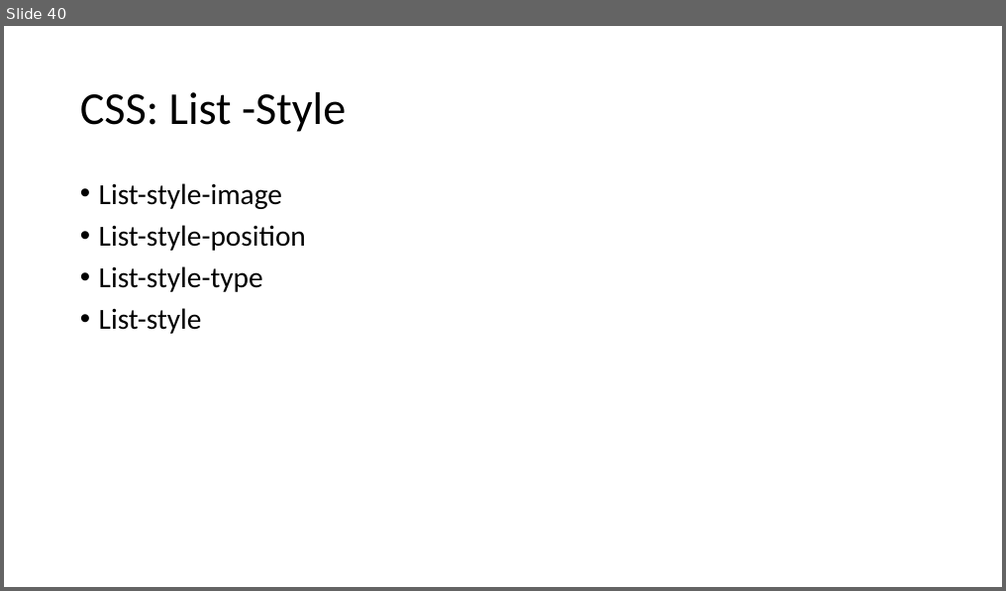
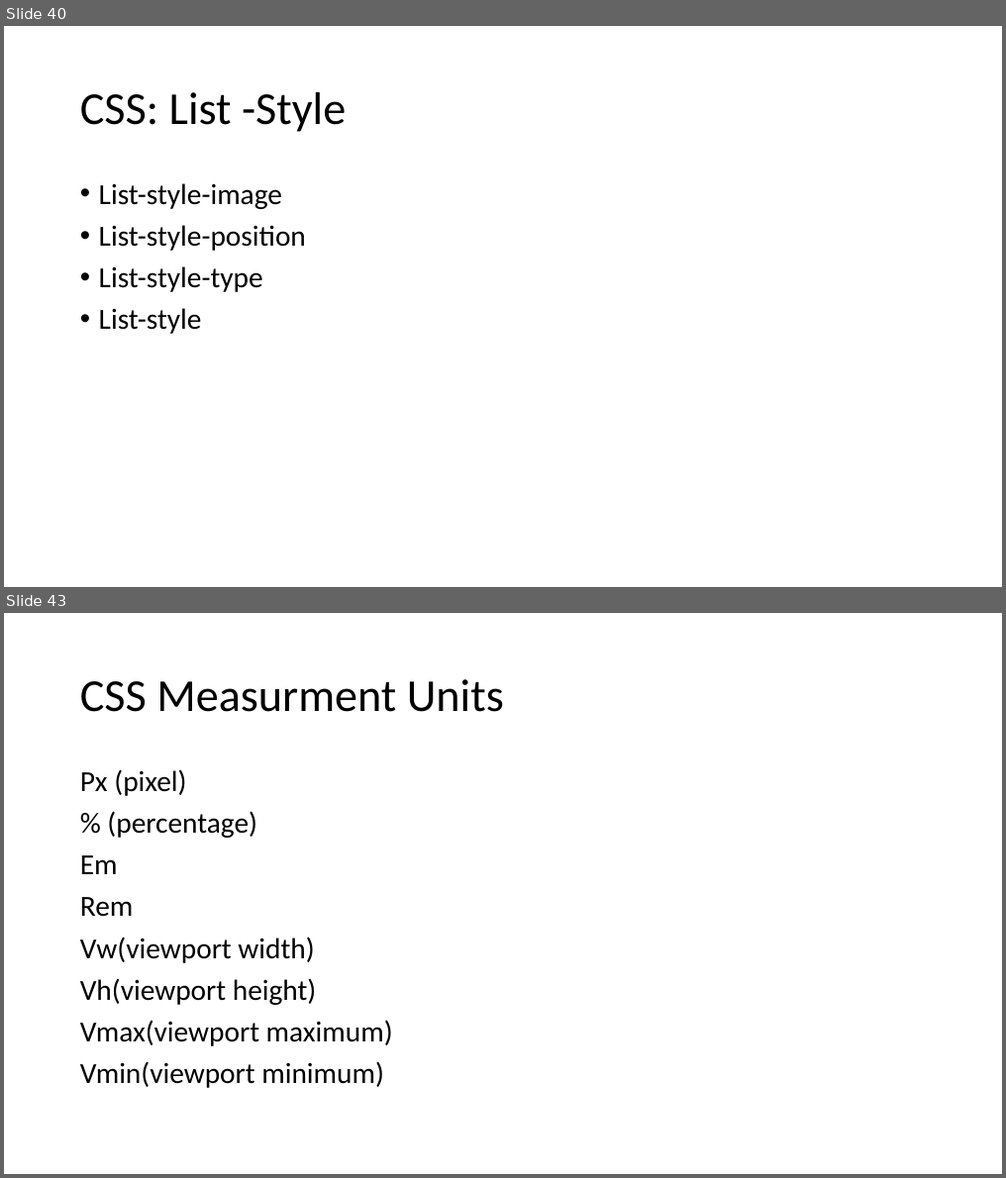
Before and after one commit to PiyushChaturvedii/Batch05, a slide deck: CSS3.pptx. Shown one above the other, each under a label of ours: slide 40 before the commit, slides 40 and 43 after it; the slides between them are not shown. The pictures are 1006x591 and 1006x1178 pixels, drawn with LibreOffice and Linux fonts; fonts in the diff are those of the drawing. Boxes give left, top, right and bottom in pixels: in the first picture for what was removed or moved away, otherwise in the second. Text is boxed around its words. In the diff, an @@ line names an element or a change of style, - is before the commit and + after.

```diff
--- a/CSS3.pptx
+++ b/CSS3.pptx
@@ slide 43 added at box(4, 613, 1002, 1174), background #FFFFFF @@
@@ title added at box(80, 679, 504, 712), 44 pt, text #000000 @@
+CSS Measurment Units
@@ text added at box(80, 769, 393, 1088), 28 pt, text #000000 @@
+Px (pixel)
+% (percentage)
+Em
+Rem
+Vw(viewport width)
+Vh(viewport height)
+Vmax(viewport maximum)
+Vmin(viewport minimum)
```
Also in this commit, not shown: 1 slide changed, 4 other slides added, 3 other files.
